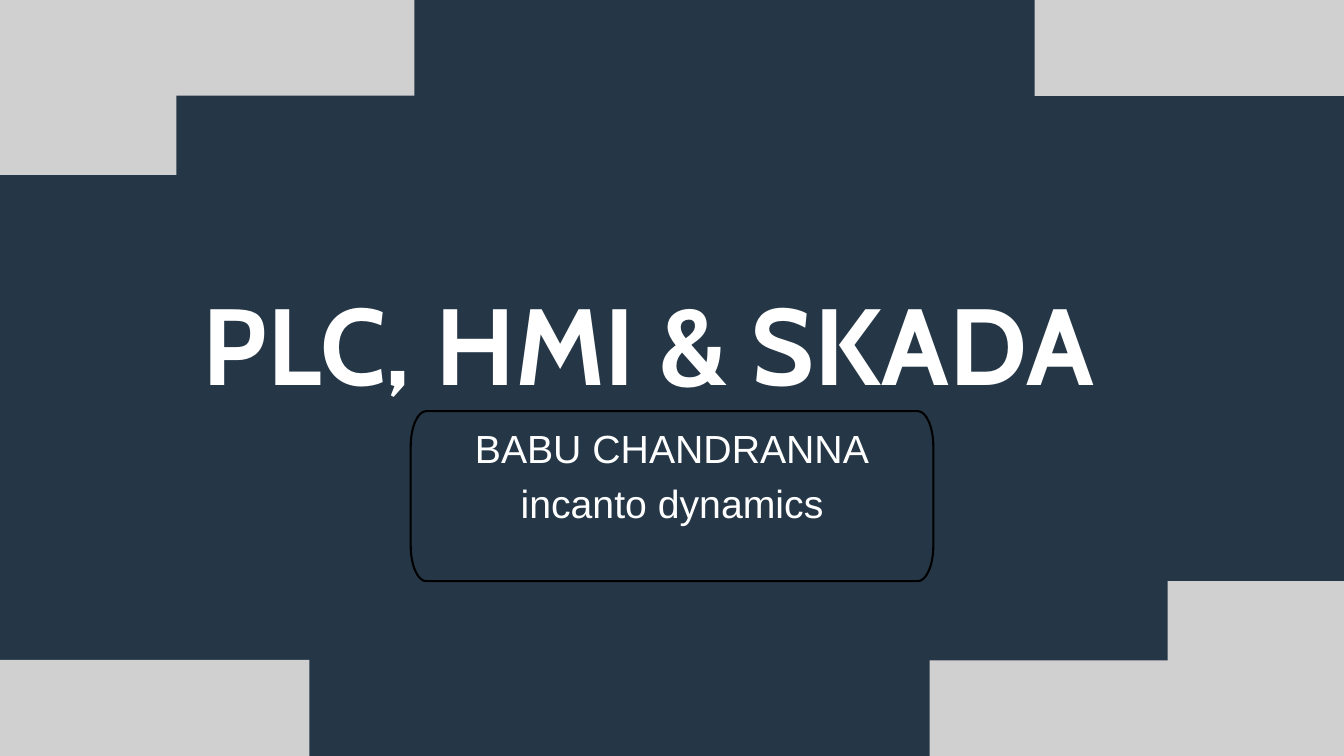
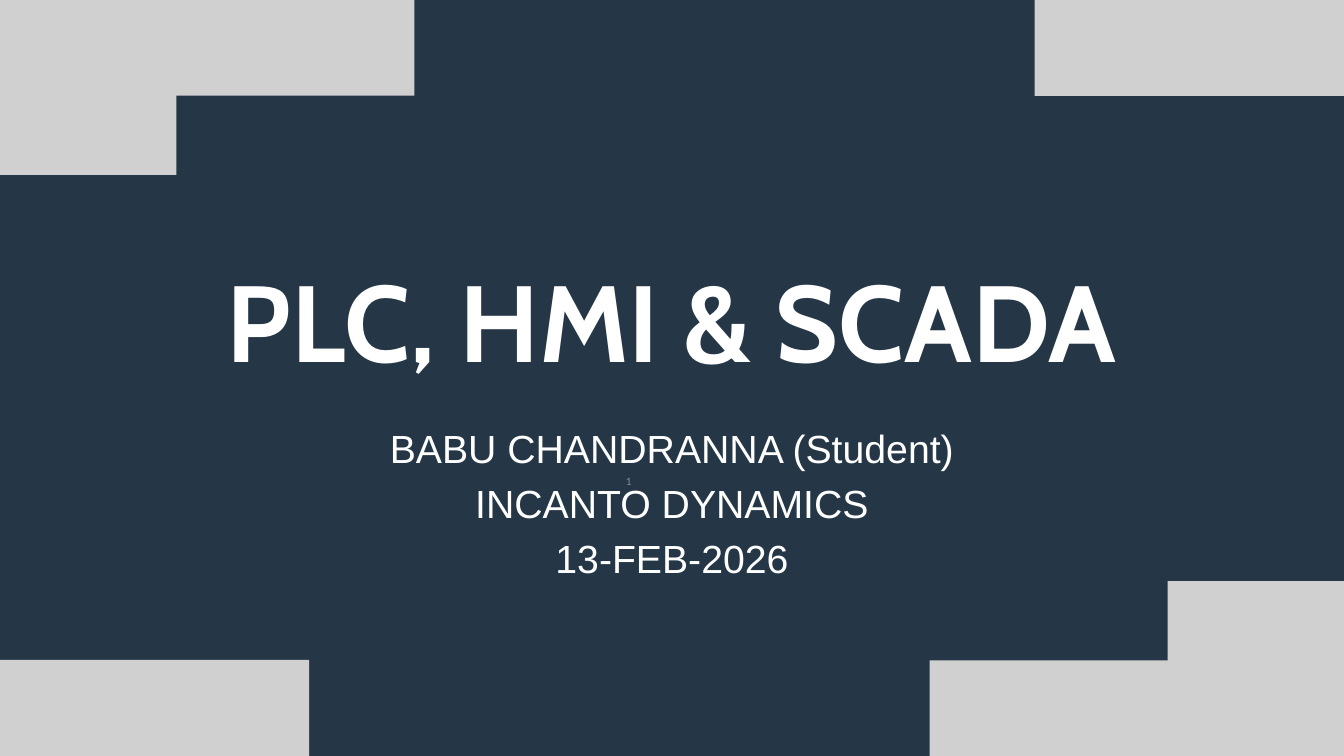
Before and after one commit to babubhare/plc_id, a slide deck: slide 1 of presentation/id_plc_hmi_scada.pptx. Drawn at 1344x756 pixels with LibreOffice and Linux fonts; fonts in the diff are those of the drawing; grey boxes stand for pictures. Boxes give left, top, right and bottom in pixels: in the first picture for what was removed or moved away, otherwise in the second. Text is boxed around its words. In the diff, an @@ line names an element or a change of style, - is before the commit and + after.

Commit message:
ppt

```diff
--- a/presentation/id_plc_hmi_scada.pptx
+++ b/presentation/id_plc_hmi_scada.pptx
@@ text at box(227, 284, 1117, 374): text changed @@
-PLC, HMI & SKADA
+PLC, HMI & SCADA
@@ text "BABU CHANDRANNA (Student)" at box(390, 434, 954, 574): vertical alignment top to bottom @@
@@ freeform shape removed at box(411, 411, 933, 581) @@
@@ text at box(390, 434, 954, 574): text changed @@
-BABU CHANDRANNA
-incanto dynamics
+BABU CHANDRANNA (Student)
+INCANTO DYNAMICS
+13-FEB-2026
@@ page number added at box(626, 478, 632, 485), 12 pt, text #8C8C8C @@
+1
```
Also in this commit, not shown: 1 other slide changed, 21 slides added, 8 slides removed, 1 other file.
